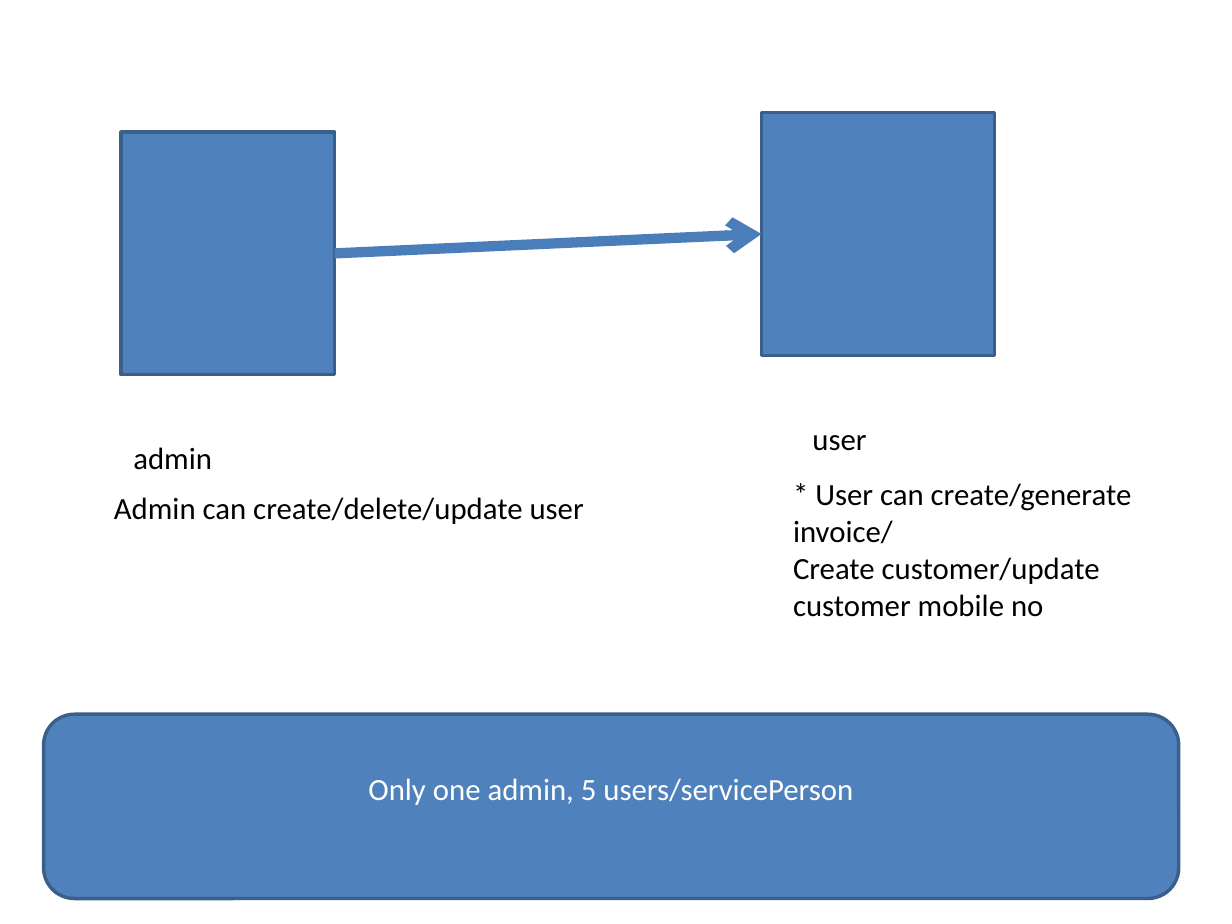
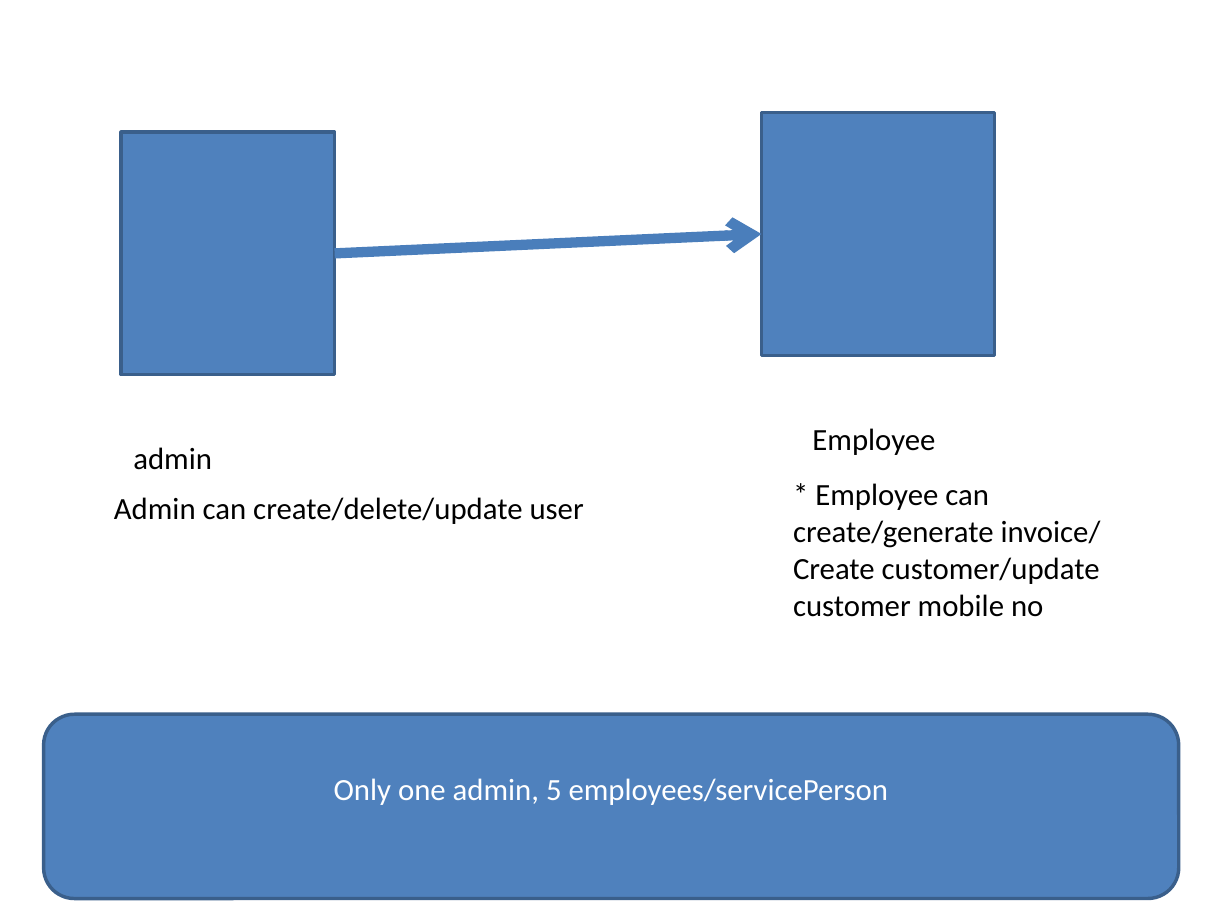
Before and after one commit to prakash8876/spring-jdbc-demo, a slide deck: slide 2 of market/market project.pptx. Drawn at 1232x924 pixels with LibreOffice and Linux fonts; fonts in the diff are those of the drawing. Boxes give left, top, right and bottom in pixels: in the first picture for what was removed or moved away, otherwise in the second. Text is boxed around its words. In the diff, an @@ line names an element or a change of style, - is before the commit and + after.

```diff
--- a/market/market project.pptx
+++ b/market/market project.pptx
@@ text at [812,428,935,455]: text changed @@
-user
+Employee
@@ text at [793,483,1101,548]: text changed @@
-* User can create/generate invoice/
+* Employee can create/generate invoice/
@@ text in rounded rectangle at [334,778,889,805]: text changed @@
-Only one admin, 5 users/servicePerson
+Only one admin, 5 employees/servicePerson
```
